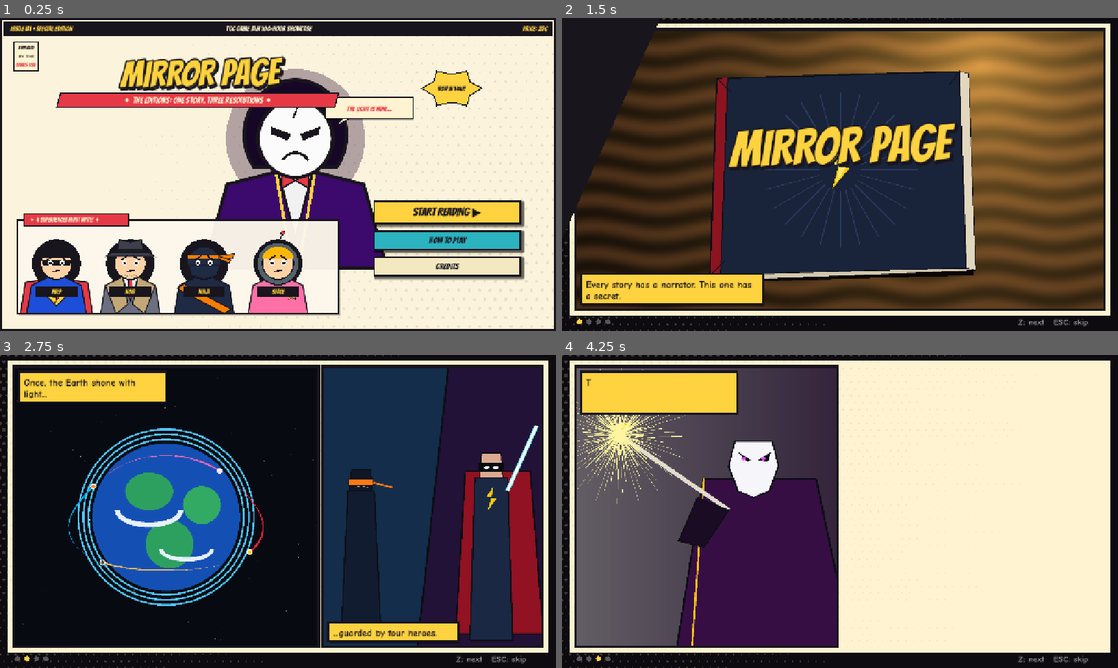
Above: before the commit, frames 1-4 (two rows, left to right).
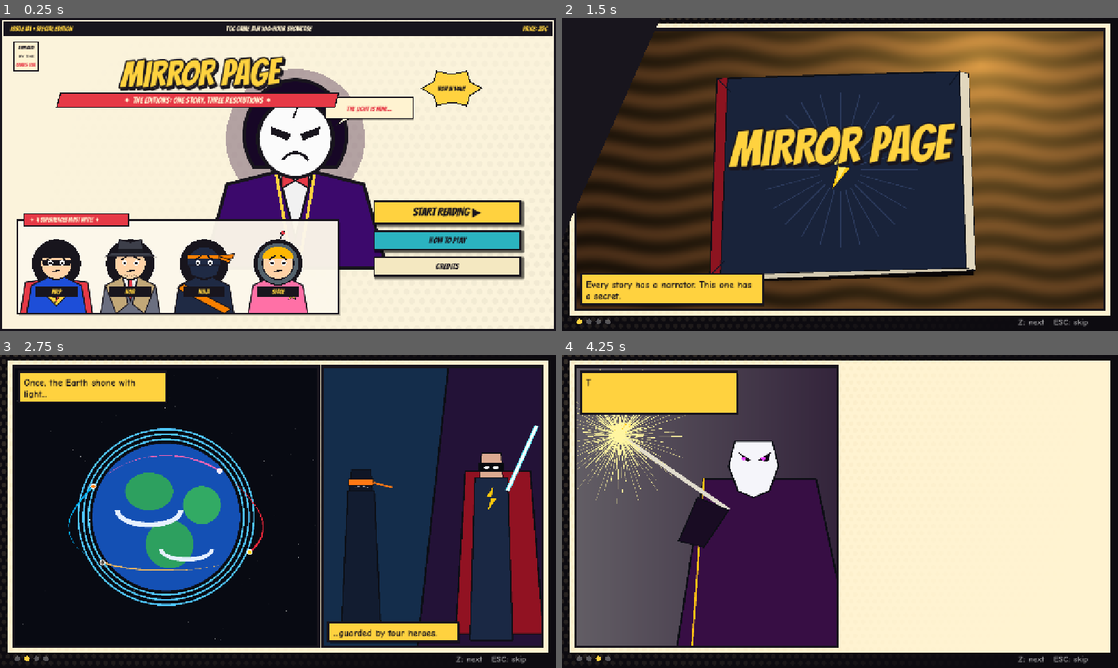
Above: after the commit, the same moments.

Repository: SankeerthNara/TGC-Game-Jam
Game: Godot game, scene res://scenes/main/main.tscn
The game is run twice, just before and just after one commit, with the same random seed, the same clock (stepped at 60 frames per second) and the same inputs. Sound files missing from this copy of the repository are replaced by a short silence.
Inputs (mouse positions are in pixels of both pictures, inside the frame that each line leads up to):
- Up to frame 1 (0.25 s): no input
- Up to frame 2 (1.5 s): click "START READING ▶" at 0.5 s; tap Enter at 1.25 s; move the mouse to (962, 158) at 1.27 s; hold Right from 1.28 s (still down); tap Z at 1.35 s; click (962, 158) at 1.42 s
- Up to frame 3 (2.75 s): tap Space at 1.52, 1.82 s; release Right at 2 s; drag from (166, 527) to (250, 574) at 2.02 s
- Up to frame 4 (4.25 s): move the mouse to (895, 442) at 2.77 s; hold Right 2.78-3.5 s; tap C at 2.85 s; drag from (812, 574) to (673, 464) at 3.52 s

The runs differ from the first frame. In frame 2, 0.3% of the frame differs, in the area x 0-72%, y 0-100%; in frame 3, 0.4%; in frame 4, 0.4%.

Commit message:
perf: halftone drawn as a tiled dot texture (story pages 2723 -> 28 draw calls, 33 -> 180 fps); perf probe tool
Co-Authored-By: Claude Opus 5.5 <noreply@anthropic.com>

Diff:
--- a/new-game-project/scripts/story/comic_art.gd
+++ b/new-game-project/scripts/story/comic_art.gd
@@ -66,21 +66,52 @@
 
 
 ## Comic halftone dots that grow toward `dir` (a corner or side, in 0..1 coordinates).
+static var _dot_tex: ImageTexture = null
+
+
+## One tile of the halftone pattern (staggered rows of soft white dots), made once.
+static func _dots() -> Texture2D:
+	if _dot_tex == null:
+		var w := 32
+		var h := 56
+		var img := Image.create(w, h, false, Image.FORMAT_RGBA8)
+		img.fill(Color(1, 1, 1, 0))
+		var centers := [Vector2(0, 0), Vector2(32, 0), Vector2(0, 56), Vector2(32, 56), Vector2(16, 28)]
+		for y in h:
+			for x in w:
+				var p := Vector2(x + 0.5, y + 0.5)
+				var d := 1e9
+				for c: Vector2 in centers:
+					d = minf(d, p.distance_to(c))
+				var a := clampf(9.5 - d + 0.5, 0.0, 1.0)
+				if a > 0.0:
+					img.set_pixel(x, y, Color(1, 1, 1, a))
+		_dot_tex = ImageTexture.create_from_image(img)
+	return _dot_tex
+
+
+## Comic halftone dots that fade in toward `toward` (a corner or side, in 0..1 coordinates).
+## Drawn as a few textured quads with a tiled dot pattern (a handful of draw calls, not thousands).
 static func halftone(ci: CanvasItem, sz: Vector2, col: Color, step := 16.0, rmax := 5.0, toward := Vector2(1, 1)) -> void:
+	ci.texture_repeat = CanvasItem.TEXTURE_REPEAT_ENABLED
+	var tex := _dots()
 	var far := sz.length()
 	var target := toward * sz
-	var y := 0.0
-	var row := 0
-	while y < sz.y + step:
-		var x := (step * 0.5) if row % 2 == 1 else 0.0
-		while x < sz.x + step:
-			var k := 1.0 - Vector2(x, y).distance_to(target) / far
-			var r := rmax * clampf(k * 1.4 - 0.2, 0.0, 1.0)
-			if r > 0.6:
-				ci.draw_circle(Vector2(x, y), r, col)
-			x += step
-		y += step * 0.87
-		row += 1
+	var strength := clampf(rmax / (step * 0.31), 0.4, 1.4) # bigger dots for the same spacing read darker
+	var n := 4
+	for gy in n:
+		for gx in n:
+			var p0 := Vector2(gx, gy) * sz / n
+			var p1 := Vector2(gx + 1, gy + 1) * sz / n
+			var pts := PackedVector2Array([p0, Vector2(p1.x, p0.y), p1, Vector2(p0.x, p1.y)])
+			var cols := PackedColorArray()
+			var uvs := PackedVector2Array()
+			for p in pts:
+				var k := 1.0 - p.distance_to(target) / far
+				var a := clampf(k * 1.4 - 0.2, 0.0, 1.0)
+				cols.append(Color(col.r, col.g, col.b, clampf(col.a * a * strength, 0.0, 1.0)))
+				uvs.append(Vector2(p.x / step, p.y / (step * 1.75)))
+			ci.draw_polygon(pts, cols, uvs, tex)
 
 
 static func burst(ci: CanvasItem, sz: Vector2, c: Vector2, col_a: Color, col_b: Color, rays := 18, rot := 0.0) -> void:
--- a/new-game-project/scripts/tools/cutscene_shots.gd
+++ b/new-game-project/scripts/tools/cutscene_shots.gd
@@ -1,7 +1,7 @@
 extends Node
 ## Renders frames of the comic story cutscenes to PNGs for a visual check (not part of the game).
 
-const SHOTS := [["book", 2, 4.0], ["book", 3, 5.0], ["reveal", 0, 4.0], ["reveal", 1, 6.5]]
+const SHOTS := [["book", 1, 4.0], ["book", 2, 5.0], ["reveal", 1, 6.5], ["ending_editions", 0, 4.0]]
 
 
 func _ready() -> void:
--- /dev/null
+++ b/new-game-project/scripts/tools/perf_probe.gd
@@ -0,0 +1,90 @@
+extends Node
+## Measures CPU time per frame and draw calls in each Editions scene (not part of the game).
+## Run with a window (not headless) so the renderer is real.
+
+var _layer: CanvasLayer
+var _fx: EditionFX
+
+
+func _ready() -> void:
+	_fx = EditionFX.new()
+	add_child(_fx)
+	_layer = CanvasLayer.new()
+	_layer.layer = 18
+	add_child(_layer)
+	await get_tree().process_frame
+	# the book (story pages with drawn panels)
+	_fx.set_edition("2k")
+	var cs := ComicCutscene.new()
+	cs.kind = "book"
+	_layer.add_child(cs)
+	await get_tree().process_frame
+	cs.show_at(2, 4.0)
+	await measure("book page (2k)")
+	cs.queue_free()
+	# 720p brawler street
+	_fx.set_edition("720p")
+	var g := BrawlerGame.new()
+	g.stage = "street"
+	_layer.add_child(g)
+	await get_tree().process_frame
+	g._phase = "play"
+	g._start_zone(1)
+	for p in g._pending:
+		p["delay"] = 0.0
+	g.hero_pos = Vector2(1700, BrawlerGame.GROUND)
+	await measure("brawler street (720p)")
+	g.queue_free()
+	# 2k fights
+	_fx.set_edition("2k")
+	for stage in ["hall", "opera", "dark"]:
+		var b := BossFight.new()
+		b.stage = stage
+		b.heroes = [0]
+		b.relay = false
+		b.bomb_left = -1.0
+		if stage == "hall":
+			b.level_width = 3840.0
+			b.arena_x = 3200.0
+			b.platforms = [Rect2(620, 470, 220, 20), Rect2(980, 380, 200, 20)]
+			b.roamers = [["lancer", Vector2(1100, 600)], ["bat", Vector2(900, 300)]]
+		elif stage == "opera":
+			b.waves = [[[["lancer", "L", 0.0], ["lancer", "R", 0.0], ["bat", "AC", 0.0], ["brute", "C", 0.0]]]]
+		else:
+			b.caged_heroes = true
+			b.waves = [[[["narrator", "BALCONY", 0.0]]]]
+		_layer.add_child(b)
+		await get_tree().process_frame
+		b._pt = 10.0 # skip the intro card
+		await measure("fight %s (2k)" % stage)
+		b.queue_free()
+	# the 144p filter over a busy fight
+	_fx.set_edition("144p")
+	var b2 := BossFight.new()
+	b2.heroes = [0]
+	b2.relay = false
+	b2.bomb_left = -1.0
+	b2.waves = [[[["lancer", "L", 0.0], ["lancer", "R", 0.0], ["baron", "C", 0.0]]]]
+	_layer.add_child(b2)
+	await get_tree().process_frame
+	b2._pt = 10.0
+	await measure("Ink Baron fight (144p)")
+	get_tree().quit()
+
+
+func measure(name: String) -> void:
+	for i in 30:
+		await get_tree().process_frame
+	var n := 0
+	var cpu := 0.0
+	var cpu_max := 0.0
+	var draws := 0.0
+	var t0 := Time.get_ticks_msec()
+	while Time.get_ticks_msec() - t0 < 2500:
+		await get_tree().process_frame
+		var c := Performance.get_monitor(Performance.TIME_PROCESS) * 1000.0
+		cpu += c
+		cpu_max = maxf(cpu_max, c)
+		draws += Performance.get_monitor(Performance.RENDER_TOTAL_DRAW_CALLS_IN_FRAME)
+		n += 1
+	print("%-26s frames/s %5.1f   (process %5.2f ms avg, %5.2f max)   draw calls %5.0f" % [name, n / 2.5, cpu / n, cpu_max, draws / n])
--- /dev/null
+++ b/new-game-project/scripts/tools/perf_probe.tscn
@@ -0,0 +1,6 @@
+[gd_scene format=3]
+
+[ext_resource type="Script" path="res://scripts/tools/perf_probe.gd" id="1"]
+
+[node name="PerfProbe" type="Node"]
+script = ExtResource("1")
Not shown, changed: docs/NIGHT_LOG.md
